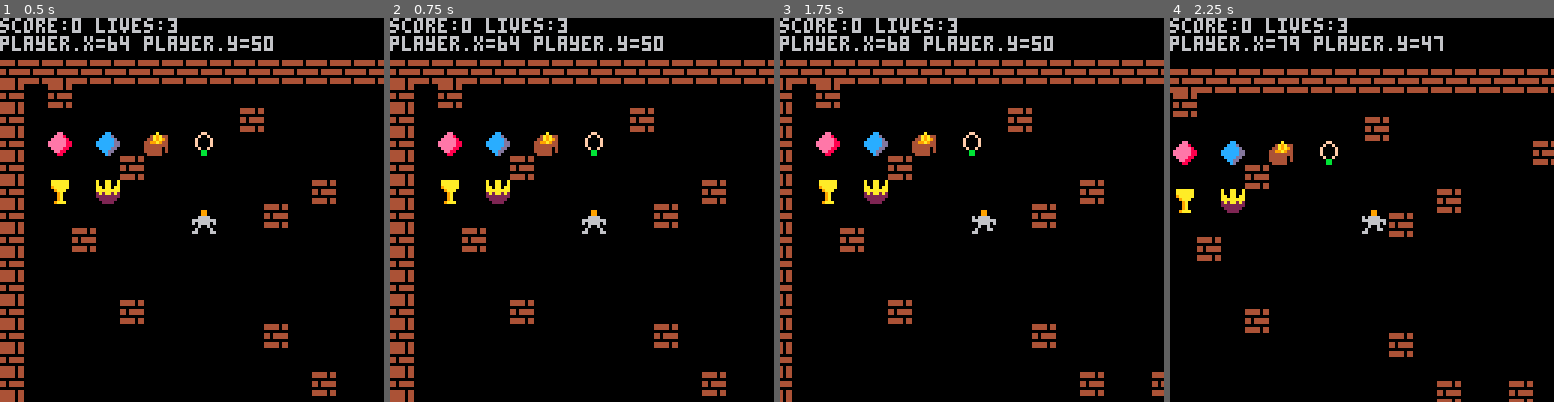
Above: before the commit, frames 1-4 (left to right).
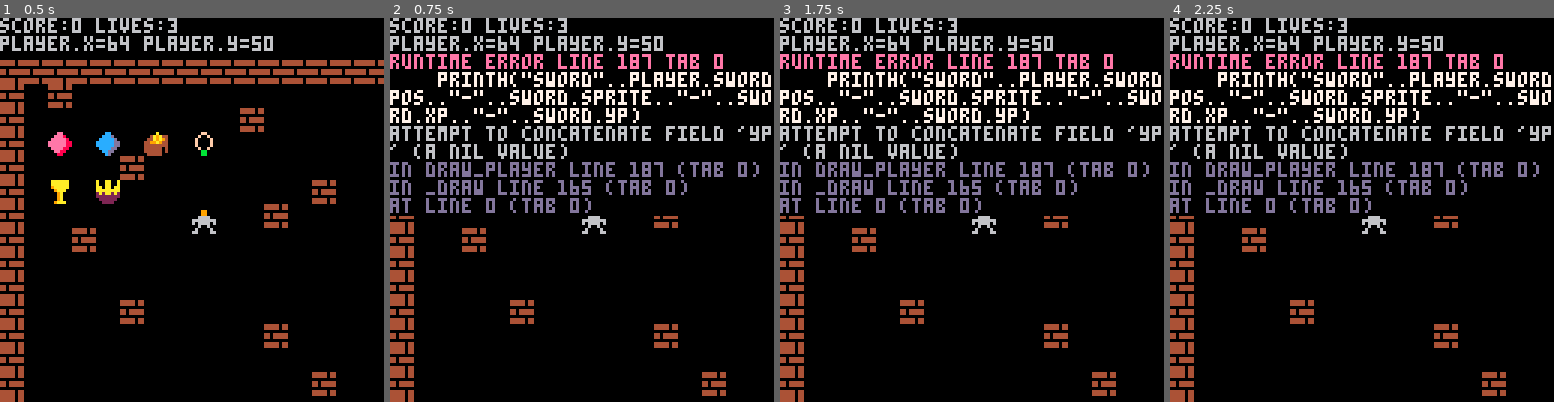
Above: after the commit, the same moments.

Repository: HNE74/pico8
Game: PICO-8 cartridge dtreasure/dtreasure.p8
The game is run twice, just before and just after one commit, with the same random seed, the same clock (stepped at 60 frames per second) and the same inputs.
Inputs:
- Up to frame 1 (0.5 s): no input
- Up to frame 2 (0.75 s): tap O (Z key) at 0.7 s
- Up to frame 3 (1.75 s): hold Right from 1.6 s (still down); tap O (Z key) at 1.7 s
- Up to frame 4 (2.25 s): release Right at 2.1 s; tap O (Z key) at 2.1 s; hold Up from 2.15 s (still down)

Frame 1 is identical in both runs. In frame 2, 16% of the frame differs, in the area x 0-100%, y 9-52%; in frame 3, 19%; in frame 4, 20%, in the area x 0-100%, y 4-100%.
Error after the commit: runtime error line 187 tab 0; printh("sword"..player.swordpos.."-"..sword.sprite.."-"..sword.xp.."-"..sword.yp); attempt to concatenate field 'yp' (a nil value)

Commit message:
Snapshot sword logic

Diff:
--- a/dtreasure/dtreasure.p8
+++ b/dtreasure/dtreasure.p8
@@ -30,11 +30,6 @@
 world.width=21
 world.height=20
 
-player={}
-dead={}
-dragon={}
-game={}
-
 function _init()
   create_game()
   create_tiles()
@@ -45,6 +40,7 @@
 end
 
 function create_game()
+  game={}
   game.score=0
   game.state=1
   game.lives=3
@@ -62,6 +58,7 @@
 end
 
 function create_player()
+  player={}
   player.w,player.h=8,8
   player.xp=128/2-world.xcamoffset
   player.yp=128/2-world.ycamoffset
@@ -70,9 +67,51 @@
   player.sprite=player.minsprite
   player.aframe=3
   player.fcount=0
+  player.sword=nil
+  player.swordpos=0
+end
+
+function create_sword(pos)
+  sword={}
+  if pos==1 then
+    sword.xp=player.xp+player.w
+    sword.yp=player.yp
+    sword.sprite=24
+  elseif pos==2 then
+    sword.xp=player.xp+player.w
+    sword.yp=player.yp+player.h
+    sword.sprite=27
+  elseif pos==3 then
+    sword.xp=player.xp
+    sword.yp=player.yp+player.h
+    sword.sprite=26
+  elseif pos==4 then
+    sword.xp=player.xp-player.w
+    sword.yp=player.yp+player.h
+    sword.sprite=25
+  elseif pos==5 then
+    sword.xp=player.xp-player.w
+    sword.yp=player.yp
+    sword.sprite=24
+  elseif pos==6 then
+    sword.xp=player.xp-player.w
+    sword.yp=player.yp-player.h
+    sword.sprite=27
+  elseif pos==7 then
+    sword.xp=player.xp
+    sword.yp=player.yp-player.h
+    sword.sprite=26
+  elseif pos==8 then
+    sword.xp=player.xp+player.w
+    sword.yp=player.yp-player.h
+    sword.sprite=25
+  end
+
+  return sword
 end
 
 function create_dead()
+  dead={}
   dead.w,dead.h=8,8
   dead.xp,dead.yp=player.xp,player.yp
   dead.minsprite=20
@@ -84,6 +123,7 @@
 end
 
 function create_dragon()
+  dragon={}
   dragon.w=32
   dragon.h=16
   dragon.xp=8*15
@@ -145,6 +185,11 @@
   elseif game.state==2 then
     spr(dead.sprite,dead.xp,dead.yp)
   end
+
+  if player.sword~=nil then
+    printh("sword"..player.swordpos.."-"..sword.sprite.."-"..sword.xp.."-"..sword.yp)
+    spr(sword.sprite,sword.xp,sword.yp)
+  end
 end
 
 function draw_world()
@@ -206,20 +251,42 @@
   end
 end
 
-
 function _update()
   local xd=0;yd=0;
+  player.sword=nil
+
   if (btn(0)) then
     xd=-1
+    player.swordpos=5
   end
   if (btn(1)) then
     xd=1
+    player.swordpos=1
   end
   if (btn(2)) then
     yd=-1
+    player.swordpos=7
   end
   if (btn(3)) then
     yd=1
+    player.swordpos=3
+  end
+
+  if btn(0) and btn(2) then
+    player.swordpos=6
+  end
+  if btn(1) and btn(2) then
+    player.swordpos=8
+  end
+  if btn(1) and btn(3) then
+    player.swordpos=2
+  end
+  if btn(0) and btn(3) then
+    player.swordpos=4
+  end
+
+  if (btn(4)) then
+    player.sword=create_sword(player.swordpos)
   end
 
   if game.state==1 then
@@ -346,14 +413,14 @@
 000000000060060000600600006006000eeee8800ccccdd04444440400f00f000009a00022222222008008080090090900aa0a0a007707070000000000000000
 4444404406000060060006600660006000ee880000ccdd0044444404000bb0000009a00002222220008000880090009900a000aa007000770000000000000000
 4444404466000066660000000000006600088000000cd00004444400000bb000009aaa0000222200008800000099000000aa0000007700000000000000000000
-00000000000000000000000000000000000990000000000000000000000000000000000000000066000660006600000000066000000000000000000000000000
-00000000000000000000000000000000000980000009000000000000000000000000000000000666000660006660000000066000000000000000000000000000
-0003030003300000000000003330000000a8a80000a8a8a000000000000000000000000000006660000660000666000000066000000000000000000000000000
-00380830330033000000000333330000a88a9889080a980000000000000000006666666600066600000660000066600000066000000000000000000000000000
-00e83e8333333003300000033333300080a9aa0a80a90aa0000a0000000000006666666600666000000660000006660000066000000000000000000000000000
-00333333333333330000003330b3300000900a0000000a0909900a00000000000000000006660000000660000000666000066000000000000000000000000000
-033333bb3bb3b3333330003300033000080000a0080800a008080080000000000000000066600000000660000000066600066000000000000000000000000000
-33767bb3bbbbbb3b33330000000b3000aa000099aa000a99a0000a90000000000000000066000000000660000000006600066000000000000000000000000000
+00000000000000000000000000000000000990000000000000000000000000000000000000000066000660006600000000000000000000000000000000000000
+00000000000000000000000000000000000980000009000000000000000000000000000000000666000660006660000000000000000000000000000000000000
+0003030003300000000000003330000000a8a80000a8a8a000000000000000000000000000006660000660000666000000000000000000000000000000000000
+00380830330033000000000333330000a88a9889080a980000000000000000006666666600066600000660000066600000000000000000000000000000000000
+00e83e8333333003300000033333300080a9aa0a80a90aa0000a0000000000006666666600666000000660000006660000000000000000000000000000000000
+00333333333333330000003330b3300000900a0000000a0909900a00000000000000000006660000000660000000666000000000000000000000000000000000
+033333bb3bb3b3333330003300033000080000a0080800a008080080000000000000000066600000000660000000066600000000000000000000000000000000
+33767bb3bbbbbb3b33330000000b3000aa000099aa000a99a0000a90000000000000000066000000000660000000006600000000000000000000000000000000
 7663333333bbbbbbb333300000033000000000000000000000000000000000000000000000000000000000000000000000000000000000000000000000000000
 3333003333333333bbb33300000b3000000000000000000000000000000000000000000000000000000000000000000000000000000000000000000000000000
 030000333333333333bbb330000b3000000000000000000000000000000000000000000000000000000000000000000000000000000000000000000000000000
